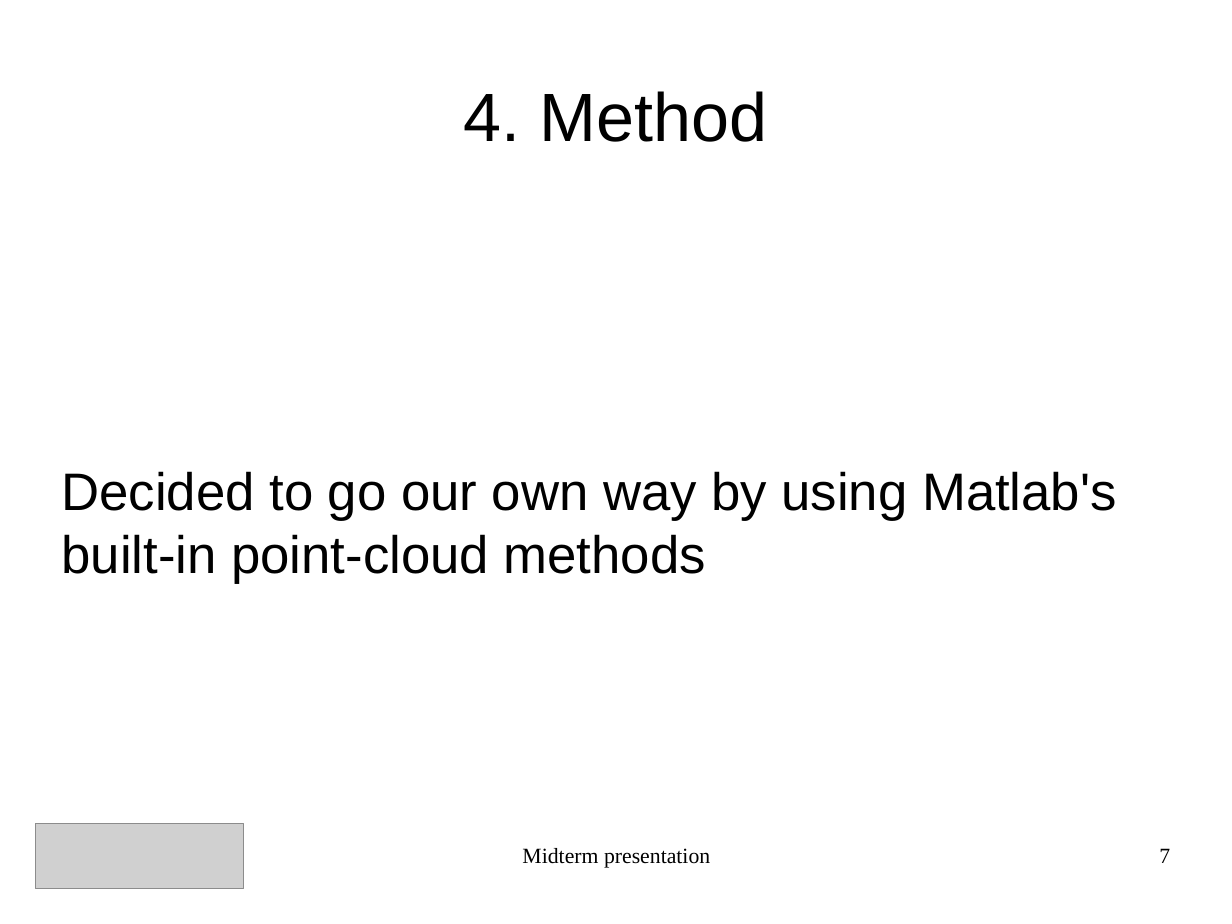
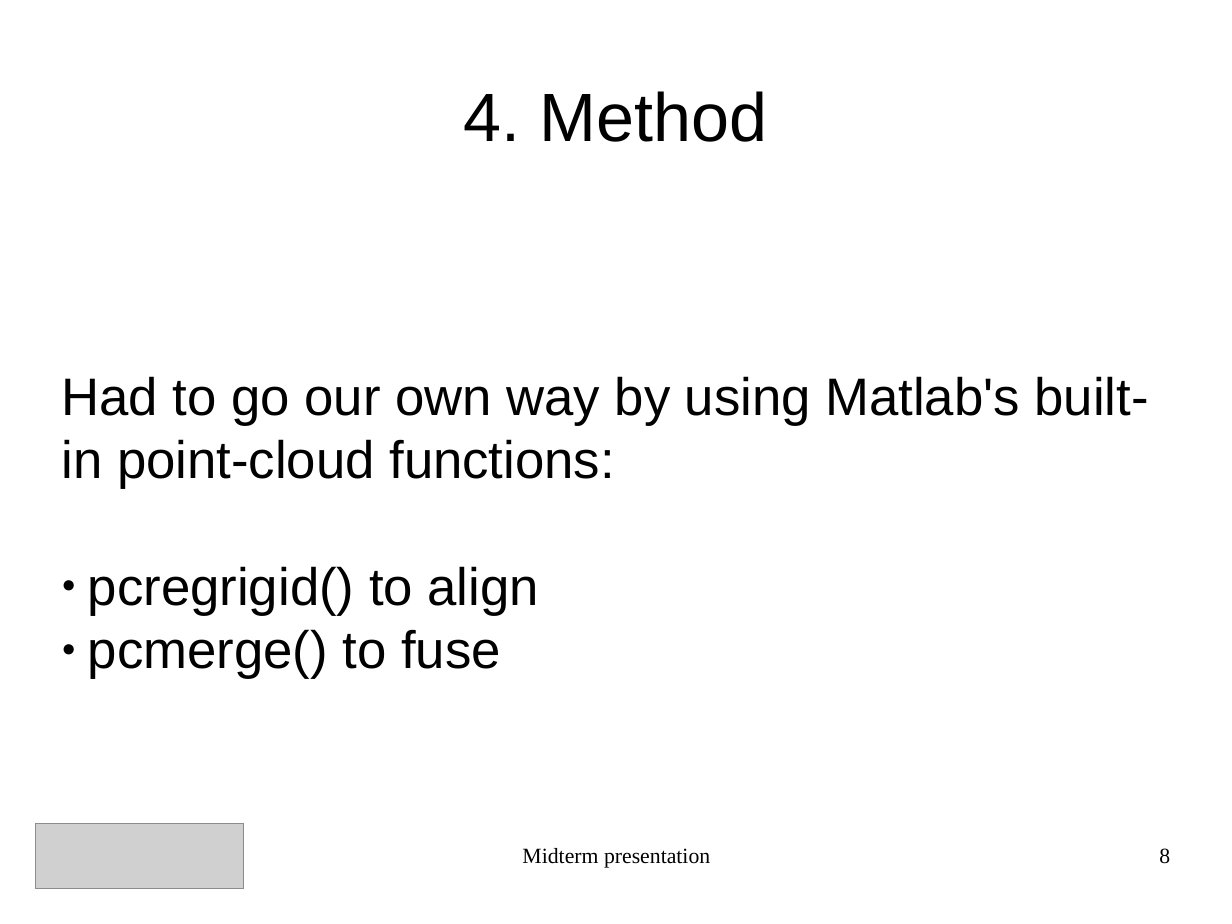
Before and after one commit to AlexVeuthey/KinectFusion, a slide deck: slide 8 of presentation/presentation.odp (slide 7 before the commit). Drawn at 1232x924 pixels with LibreOffice and Linux fonts; fonts in the diff are those of the drawing; grey boxes stand for pictures. Boxes give left, top, right and bottom in pixels: in the first picture for what was removed or moved away, otherwise in the second. Text is boxed around its words. In the diff, an @@ line names an element or a change of style, - is before the commit and + after.

```diff
--- a/presentation/presentation.odp
+++ b/presentation/presentation.odp
@@ subtitle at (x1=62, y1=376, x2=1149, y2=679): text changed @@
-Decided to go our own way by using Matlab's built-in point-cloud methods
+Had to go our own way by using Matlab's built-in point-cloud functions:
+● pcregrigid() to align
+● pcmerge() to fuse
@@ page number at (x1=1159, y1=848, x2=1170, y2=864): text changed @@
-7
+8
```
Also in this commit, not shown: 8 other slides changed, 2 slides added, 1 slide removed, 10 other files.
